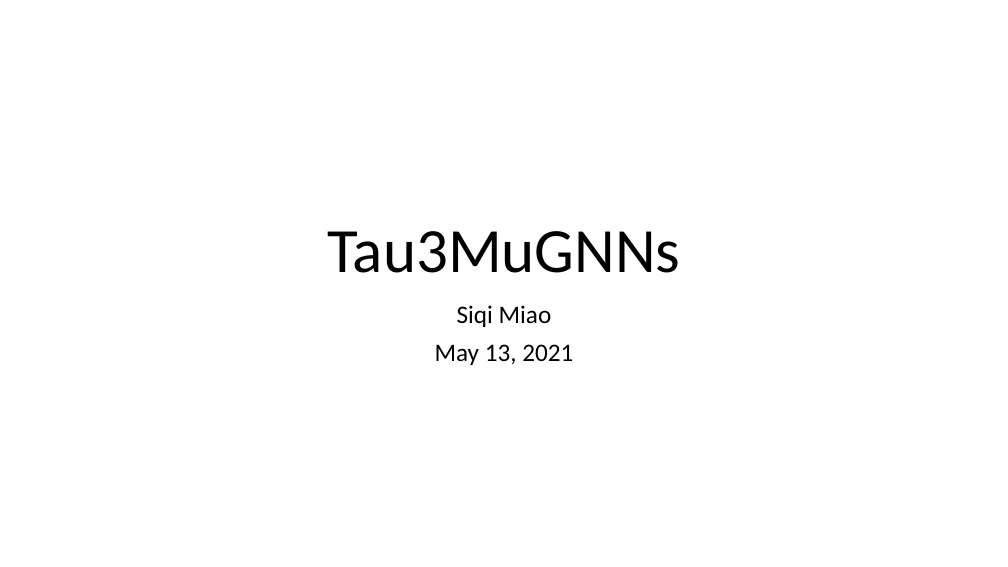
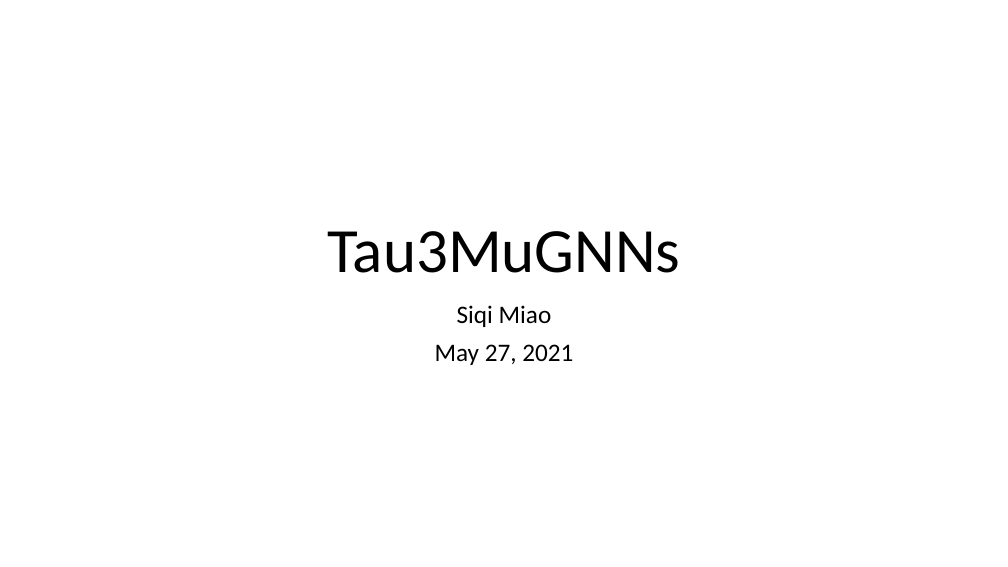
Before and after one commit to ekoenig4/Tau3MuGNNs, a slide deck: slide 1 of Tau3MuGNNs.pptx. Drawn at 1008x567 pixels with LibreOffice and Linux fonts; fonts in the diff are those of the drawing. Boxes give left, top, right and bottom in pixels: in the first picture for what was removed or moved away, otherwise in the second. Text is boxed around its words. In the diff, an @@ line names an element or a change of style, - is before the commit and + after.

```diff
--- a/Tau3MuGNNs.pptx
+++ b/Tau3MuGNNs.pptx
@@ subtitle at bbox=[435, 344, 573, 365]: text changed @@
-May 13, 2021
+May 27, 2021
```
Also in this commit, not shown: 2 other slides changed, 15 slides added, 11 slides removed, 9 other files.
